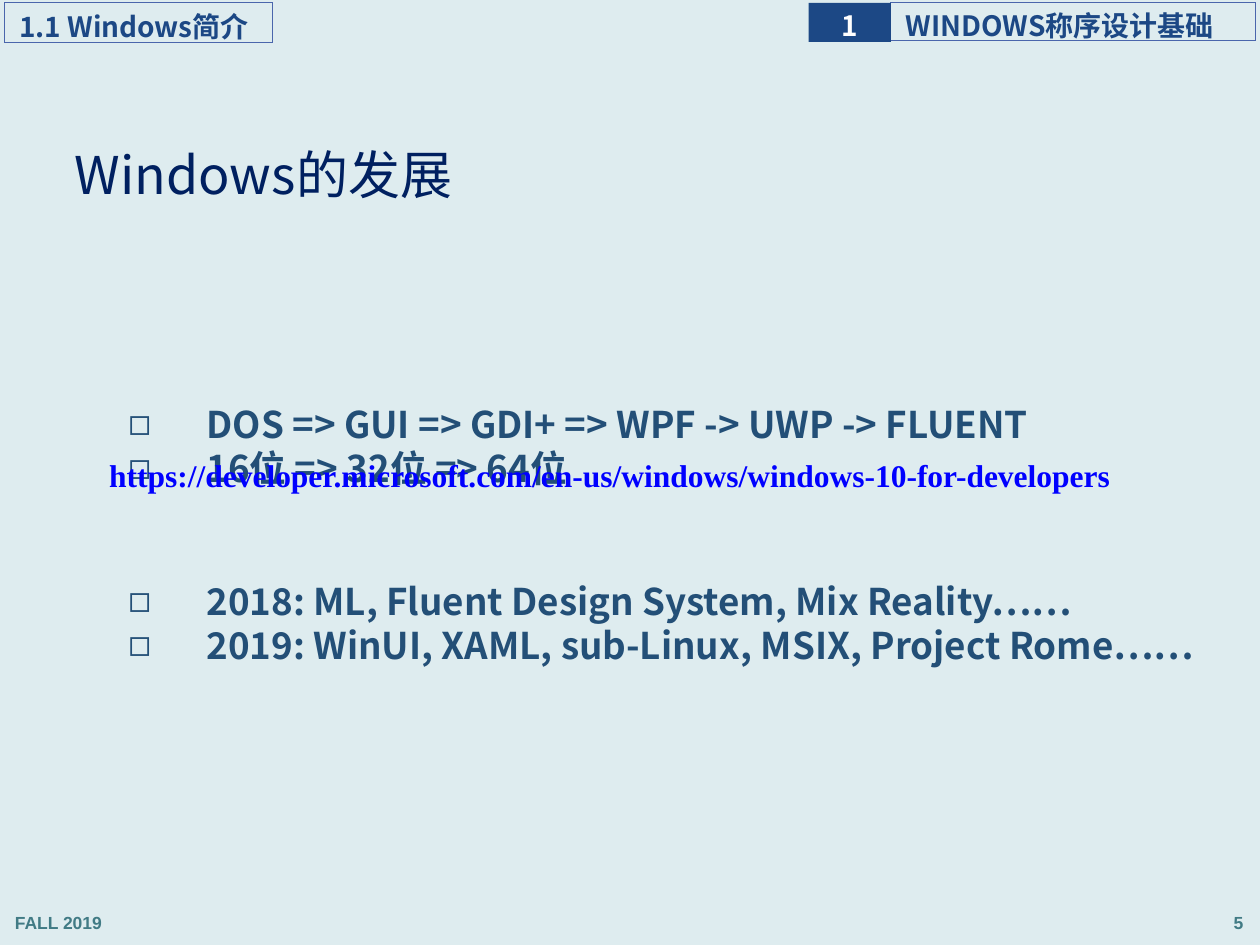
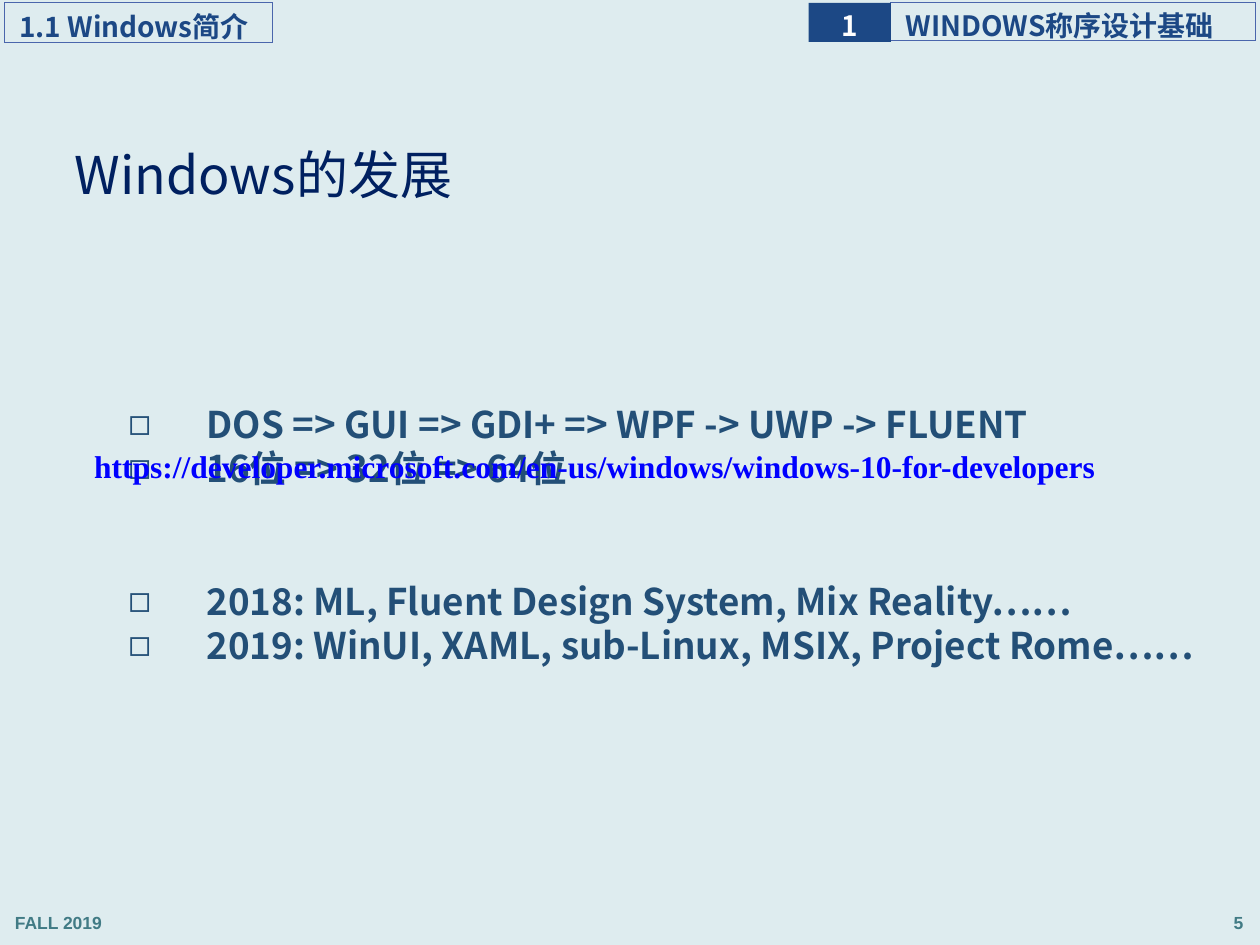
Before and after one commit to programming-windows/ppt, a slide deck: slide 5 of programmingWindows_1.pptx. Drawn at 1260x945 pixels with LibreOffice and Linux fonts; fonts in the diff are those of the drawing. Boxes give left, top, right and bottom in pixels: in the first picture for what was removed or moved away, otherwise in the second. Text is boxed around its words. In the diff, an @@ line names an element or a change of style, - is before the commit and + after.

```diff
--- a/programmingWindows_1.pptx
+++ b/programmingWindows_1.pptx
@@ text "https://developer.microsoft.com/en-us/windows/windows-10-for ...": place and size @@
-text "https://developer.microsoft.com/en-us/windows/windows-10-for ..." at (109, 463, 1110, 494)
+text "https://developer.microsoft.com/en-us/windows/windows-10-for ..." at (94, 453, 1095, 484)
```
Also in this commit, not shown: 17 other slides changed, 5 slides added.
